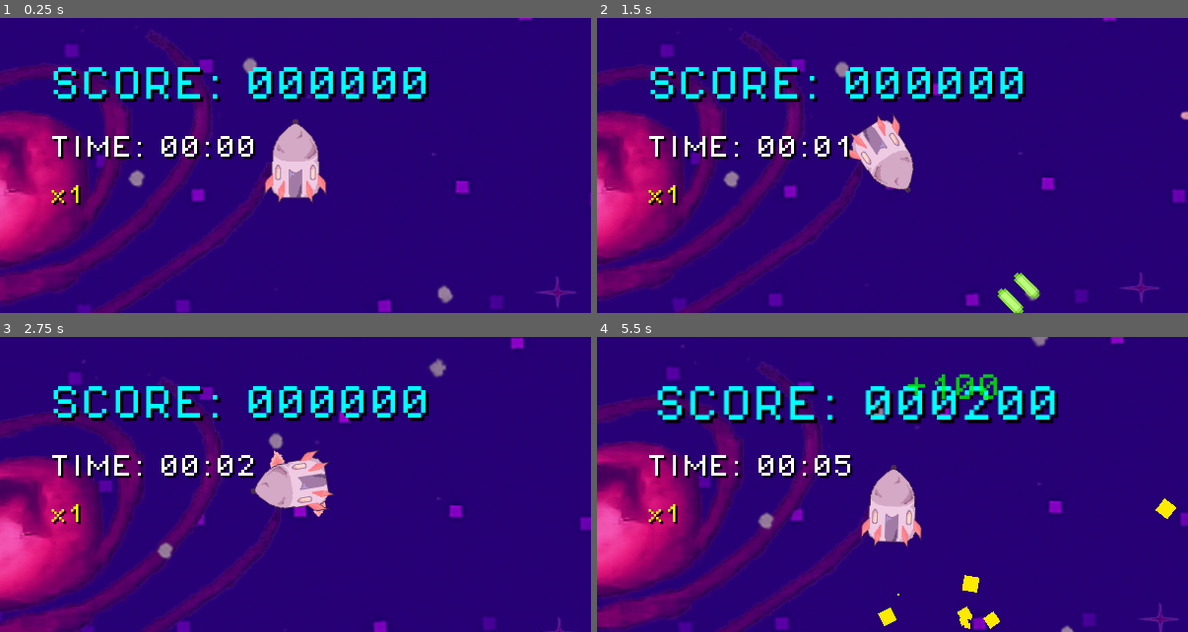
Above: before the commit, frames 1-4 (two rows, left to right).
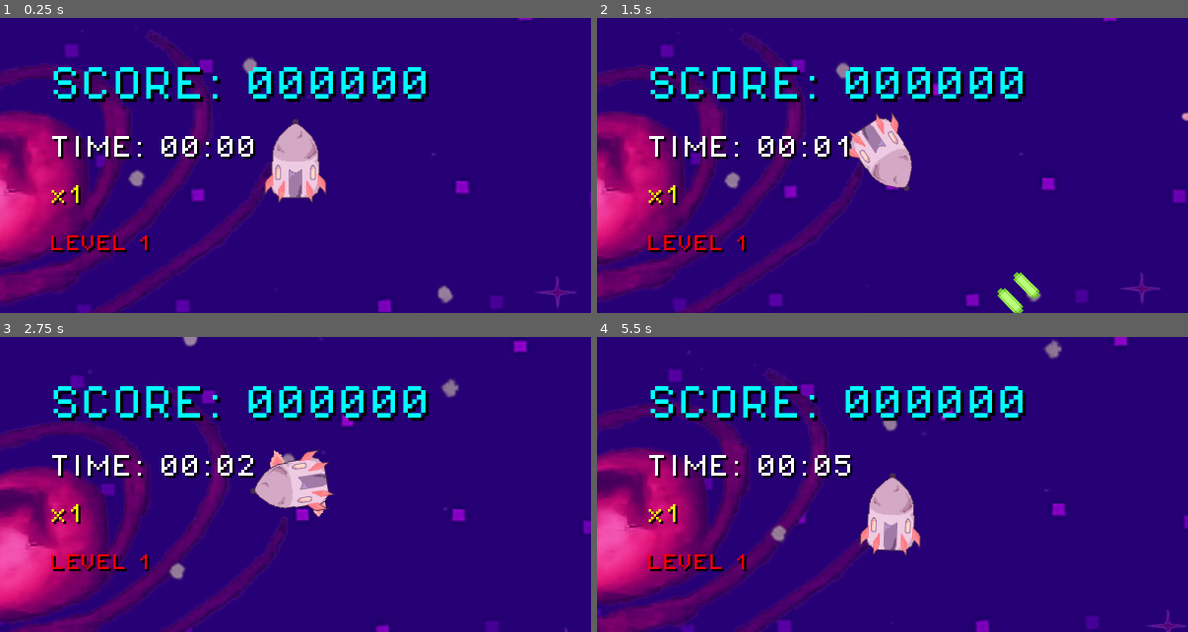
Above: after the commit, the same moments.

Repository: 8AHP/Rock-and-Rocket
Game: Godot game, scene res://scenes/main.tscn
Two runs of this game, one before a commit and one after it. Both use one fixed random seed, a clock stepped at 60 frames per second and the inputs below.
Inputs:
- Up to frame 1 (0.25 s): no input
- Up to frame 2 (1.5 s): hold D (right) 0.53-1.28 s; tap Space (fire) at 0.6, 1.35 s; hold S (down) from 1.28 s (still down)
- Up to frame 3 (2.75 s): release S (down) at 2.03 s; hold D (right) from 2.03 s (still down); tap Space (fire) at 2.1 s
- Up to frame 4 (5.5 s): release D (right) at 2.78 s; hold Up (ui_up) 2.78-3.53 s; tap Space (fire) every 0.75 s from 2.85 to 5.1 s; hold A (left) 3.53-5.03 s; hold S (down) from 5.03 s (still down)

The runs differ from the first frame. In frame 1, 0.5% of the frame differs, in the area x 8-26%, y 73-80%; in frame 2, 1.2%; in frame 3, 14%; in frame 4, 20%, in the area x 0-100%, y 0-100%.
Error after the commit: Parse Error: Preload file "res://assests/block4.png" does not exist. (res://scripts/block.gd:36)

Commit message:
[upd] diffup 1

Diff:
--- a/Rock-And-Rocket/scenes/block.tscn
+++ b/Rock-And-Rocket/scenes/block.tscn
@@ -1,11 +1,13 @@
-[gd_scene load_steps=2 format=3 uid="uid://cpay0hjsvjj8l"]
+[gd_scene load_steps=3 format=3 uid="uid://cpay0hjsvjj8l"]
 
 [ext_resource type="Script" uid="uid://coaspaemrt1jl" path="res://scripts/block.gd" id="1_cgrg5"]
+[ext_resource type="Texture2D" uid="uid://cxpge1dw8f1ar" path="res://assests/block4.png" id="2_cgrg5"]
 
 [node name="Block" type="Node2D"]
 script = ExtResource("1_cgrg5")
 
 [node name="Sprite2D" type="Sprite2D" parent="."]
+texture = ExtResource("2_cgrg5")
 
 [node name="Area2D" type="Area2D" parent="."]
 collision_layer = 4
@@ -17,4 +19,10 @@
 [node name="CollisionType2" type="CollisionPolygon2D" parent="Area2D"]
 polygon = PackedVector2Array(-1, -19.5, -1, -17.5, -2.2999992, -17, -7, -17, -18, -3, -20, -3, -20, 8.299999, -9, 13.200001, -9, 15, 17.199997, 15, 19, 11.5, 19, -1.5999985, 11, -13.599998, 11, -16.5)
 
+[node name="CollisionType3" type="CollisionPolygon2D" parent="Area2D"]
+polygon = PackedVector2Array(2, -21, 2, -19.4, 1.5999985, -19, 0.40000153, -19, -4, -11.299999, -4, -9.599998, -7, -7.5, -7, -6.799999, -14.200001, -5, -15.700001, -5, -18, 1.7999992, -18, 3.5, -24.5, 11, -26, 11, -26, 16.300003, -24, 19.300003, -24, 20.800003, -13, 23.800003, -13, 25, -5.700001, 25, 4, 18.5, 4, 17.800003, 9, 16.800003, 9, 16.199997, 18, 17.800003, 18, 19.400002, 22, 18, 23.599998, 18, 27, 11.200001, 27, 8.799999, 20, -5.200001, 20, -8.5, 7, -19.5, 7, -21)
+
+[node name="CollisionType4" type="CollisionPolygon2D" parent="Area2D"]
+polygon = PackedVector2Array(-26, -24, -26, -22.4, -28, -20.4, -28, -9.799999, -19, 8.200001, -19, 17, 3.7000008, 17, 9, 20.5, 9, 21.800003, 16, 23.800003, 16, 25.099998, 32.1, 23, 35, 23, 35, 13.599998, 33.4, 12, 31.400002, 12, 24.400002, 5, 22.5, 5, 19, -0.29999924, 19, -3.7000008, 13, -5.700001, 13, -7.200001, 6.799999, -6, 4.0999985, -6, -3.7999992, -9, -6.5999985, -9, -14, -16.400002, -14, -18, -16.599998, -18, -18, -19.4, -18, -20.6, -22, -22.6, -22, -24)
+
 [connection signal="area_entered" from="Area2D" to="." method="_on_area_2d_area_entered"]
--- a/Rock-And-Rocket/scenes/player.tscn
+++ b/Rock-And-Rocket/scenes/player.tscn
@@ -124,7 +124,7 @@
 collision_mask = 4
 
 [node name="CollisionPolygon2D" type="CollisionPolygon2D" parent="Area2D"]
-polygon = PackedVector2Array(-15, 32, 14, 32, 24, 21, 24, -3, 18, -26, 0, -43, -18, -26, -24, -3, -24, 23)
+polygon = PackedVector2Array(-15, 30, 15, 30, 22, 22, 22, -3, 18, -26, 0, -42, -18, -26, -22, -3, -22, 23)
 
 [node name="AnimatedSprite2D" type="AnimatedSprite2D" parent="."]
 sprite_frames = SubResource("SpriteFrames_qfm1y")
--- a/Rock-And-Rocket/scripts/audio_manager.gd
+++ b/Rock-And-Rocket/scripts/audio_manager.gd
@@ -2,7 +2,10 @@
 
 var shoot_sound: AudioStreamPlayer
 var explosion_sound: AudioStreamPlayer
-var background_music: AudioStreamPlayer  # **NEW:** Background music player
+var background_music: AudioStreamPlayer
+var difficulty_increase_sound: AudioStreamPlayer
+var hit_sound: AudioStreamPlayer
+
 
 # **NEW:** Volume control variables
 var master_volume: float = 0.7  # 70% default volume
@@ -14,14 +17,20 @@
 	shoot_sound = AudioStreamPlayer.new()
 	explosion_sound = AudioStreamPlayer.new()
 	background_music = AudioStreamPlayer.new()
+	difficulty_increase_sound = AudioStreamPlayer.new()
+	hit_sound = AudioStreamPlayer.new()
 
 	add_child(shoot_sound)
 	add_child(explosion_sound)
 	add_child(background_music)
+	add_child(difficulty_increase_sound)
+	add_child(hit_sound)
 
 	# Load sound files
 	shoot_sound.stream = load("res://assests/audio/shot.mp3")  # YOUR FILENAME
-	explosion_sound.stream = load("res://assests/audio/explosion.mp3")  # YOUR FILENAME
+	explosion_sound.stream = load("res://assests/audio/explosion.mp3")
+	difficulty_increase_sound.stream = load("res://assests/audio/DiffUp.mp3")
+	hit_sound.stream = load("res://assests/audio/hit.mp3")
 	background_music.stream = load("res://assests/audio/background.mp3")  # YOUR MUSIC FILE
 
 	# **NEW:** Configure background music
@@ -40,6 +49,8 @@
 # **NEW:** Volume update system
 func update_volumes():
 	shoot_sound.volume_db = linear_to_db(master_volume * sfx_volume * 0.6)  # **CHANGED:** 60% of SFX volume
+	difficulty_increase_sound.volume_db = linear_to_db(master_volume * sfx_volume * 0.8)
+	hit_sound.volume_db = linear_to_db(master_volume * sfx_volume * 0.8)
 	explosion_sound.volume_db = linear_to_db(master_volume * sfx_volume * 0.8)  # **CHANGED:** 80% of SFX volume
 	background_music.volume_db = linear_to_db(master_volume * music_volume)  # **NEW:** Music volume
 
@@ -51,6 +62,14 @@
 func play_explosion():
 	if explosion_sound.stream:
 		explosion_sound.play()
+
+func play_hit_sound():
+	if hit_sound.stream:
+		hit_sound.play()
+
+func play_difficulty_increase_sound():
+	if difficulty_increase_sound.stream:
+		difficulty_increase_sound.play()
 
 # **NEW:** Volume control functions
 func set_master_volume(volume: float):
--- a/Rock-And-Rocket/scripts/block.gd
+++ b/Rock-And-Rocket/scripts/block.gd
@@ -6,36 +6,103 @@
 
 var target_position: Vector2
 var direction: Vector2
-var lifetime = 35.0  # NEW: Maximum block lifetime
-var max_distance_from_player = 1000.0  # NEW: Cleanup distance
+var lifetime = 15.0
+var max_distance_from_player = 2000.0
+
+# **NEW:** Enhanced block properties
+var health: int = 1
+var score_value: int = 10
+var special_behavior: String = "normal"
 
 func _ready():
 	setup_block_type()
 	rotation_speed = randf_range(1.0, 4.0) * (1 if randf() > 0.5 else -1)
-	speed += randf_range(-50,250)
+	# **CHANGED:** Speed variation based on type
+	apply_type_modifiers()
 
 func setup_block_type():
 	match block_type:
-		1:
+		1: # BASIC ROCK (unchanged)
 			$Sprite2D.texture = preload("res://assests/block1.png")
 			$Area2D/CollisionType1.disabled = false
 			$Area2D/CollisionType2.disabled = true
-		2:
+			$Area2D/CollisionType3.disabled = true
+			$Area2D/CollisionType4.disabled = true
+			health = 1
+			score_value = 10
+			special_behavior = "normal"
+
+		2: # HEAVY ROCK (unchanged)
+			$Sprite2D.texture = preload("res://assests/block4.png")
+			$Area2D/CollisionType1.disabled = true
+			$Area2D/CollisionType2.disabled = true
+			$Area2D/CollisionType3.disabled = true
+			$Area2D/CollisionType4.disabled = false
+			health = 1
+			score_value = 15
+			special_behavior = "normal"
+
+		3: # **NEW:** FAST ROCK - High speed, low health
 			$Sprite2D.texture = preload("res://assests/block2.png")
+			$Sprite2D.modulate = Color. YELLOW  # **HIGHLIGHTED: VISUAL DISTINCTION**
 			$Area2D/CollisionType1.disabled = true
 			$Area2D/CollisionType2.disabled = false
+			$Area2D/CollisionType3.disabled = true
+			$Area2D/CollisionType4.disabled = true
+			health = 1
+			score_value = 20
+			special_behavior = "fast"
+			speed *= 2.5  # **HIGHLIGHTED: MUCH FASTER**
+
+		4: # **NEW:** ARMORED ROCK - Slow but tough
+			$Sprite2D.texture = preload("res://assests/block3.png")
+			$Sprite2D.modulate = Color.DARK_GRAY  # **HIGHLIGHTED: VISUAL DISTINCTION**
+			$Area2D/CollisionType1.disabled = true
+			$Area2D/CollisionType2.disabled = true
+			$Area2D/CollisionType3.disabled = false
+			$Area2D/CollisionType4.disabled = true
+			health = 3  # **HIGHLIGHTED: TAKES 3 HITS**
+			score_value = 30
+			special_behavior = "armored"
+			speed *= 0.6  # **HIGHLIGHTED: SLOWER MOVEMENT**
+
+		5: # **NEW:** ERRATIC ROCK - Unpredictable movement
+			$Sprite2D.texture = preload("res://assests/block2.png")
+			$Sprite2D.modulate = Color.MAGENTA  # **HIGHLIGHTED: VISUAL DISTINCTION**
+			$Area2D/CollisionType1.disabled = true
+			$Area2D/CollisionType2.disabled = false
+			$Area2D/CollisionType3.disabled = true
+			$Area2D/CollisionType4.disabled = true
+			health = 1
+			score_value = 25
+			special_behavior = "erratic"
+			rotation_speed *= 3.0  # **HIGHLIGHTED: WILD SPINNING**
+
+func apply_type_modifiers():
+	# **NEW:** Apply speed variations based on difficulty
+	var difficulty_speed_bonus = ScoreManager.score_multiplier * 0.2
+	speed += speed * difficulty_speed_bonus
 
 func _process(delta):
-	position += direction * speed * delta
+	# **CHANGED:** Enhanced movement with special behaviors
+	match special_behavior:
+		"normal", "armored":
+			position += direction * speed * delta
+		"fast":
+			position += direction * speed * delta
+		"erratic":
+			# **NEW:** Erratic movement pattern
+			var wobble = Vector2(sin(Time.get_time_dict_from_system().second * 5) * 50, cos(Time. get_time_dict_from_system(). second * 3) * 30)
+			position += (direction * speed + wobble) * delta
+
 	rotation += rotation_speed * delta
 
-	# NEW: Lifetime cleanup (PERFORMANCE CRITICAL)
+	# Existing cleanup logic
 	lifetime -= delta
 	if lifetime < 0:
 		queue_free()
 		return
 
-	# NEW: Distance-based cleanup (MEMORY SAVER)
 	var player = get_tree().get_first_node_in_group("player")
 	if player and position.distance_to(player.position) > max_distance_from_player:
 		queue_free()
@@ -44,7 +111,23 @@
 	target_position = target
 	direction = (target_position - position).normalized()
 
-func _on_area_2d_area_entered(area):
+func take_damage():
+	health -= 1
+
+	# **NEW:** Visual damage feedback
+	var flash_tween = create_tween()
+	flash_tween.tween_property($Sprite2D, "modulate", Color.WHITE, 0.1)
+	flash_tween.tween_property($Sprite2D, "modulate", $Sprite2D. modulate, 0.1)
+
+	if health <= 0:
+		# **NEW:** Award points based on block value
+		ScoreManager.add_custom_score(score_value)
+		queue_free()
+	else:
+		# **NEW:** Damage sound for armored blocks
+		AudioManager.play_hit_sound()  # Add this sound to AudioManager
+
+func _on_area_2d_area_entered(area: Area2D) -> void:
 	if area.get_parent().name == "Player":
 		print("Game Over! Player hit by block!")
 		get_tree().paused = true
--- a/Rock-And-Rocket/scripts/block_spawner.gd
+++ b/Rock-And-Rocket/scripts/block_spawner.gd
@@ -4,69 +4,207 @@
 var player_node
 var screen_size
 var spawn_distance = 800
-var max_blocks = 100  # NEW: Maximum simultaneous blocks
-var current_blocks = 0  # NEW: Block counter
-var difficulty_timer = 0.0  # NEW: For difficulty progression
-var base_spawn_rate = 1.0  # NEW: Base spawn interval
+var max_blocks = 100
+var current_blocks = 0
+
+# **NEW:** Advanced difficulty system
+var difficulty_level: int = 1
+var base_spawn_rate = 1.0
+var current_spawn_rate: float
+var difficulty_check_timer: float = 0.0
+var last_escalation_score: int = 0
+
+# **NEW:** Difficulty progression thresholds
+var difficulty_thresholds = [0, 1000, 3000, 6000, 10000, 15000, 25000, 40000]
+var spawn_rate_multipliers = [1.0, 1.5, 2.2, 3.0, 4.0, 5.5, 7.0, 10.0]
+var max_blocks_per_level = [15, 25, 35, 50, 65, 80, 100, 150]
+
+# **NEW:** Block type probabilities per difficulty level
+var block_type_probabilities = {
+	1: [70, 30, 0, 0, 0],      # Level 1: 70% type1, 30% type2
+	2: [60, 30, 10, 0, 0],     # Level 2: Add 10% fast blocks
+	3: [50, 25, 15, 10, 0],    # Level 3: Add armored blocks
+	4: [40, 25, 20, 10, 5],    # Level 4: Add erratic blocks
+	5: [30, 25, 25, 15, 5],    # Level 5: More variety
+	6: [25, 20, 25, 20, 10],   # Level 6: Balanced chaos
+	7: [20, 20, 25, 25, 10],   # Level 7: Heavy emphasis on tough blocks
+	8: [15, 15, 30, 25, 15]    # Level 8: Maximum chaos
+}
+
+# **NEW:** Special event system
+var escalation_events = ["spawn_burst", "speed_spike", "armored_wave", "chaos_mode"]
+var event_timer: float = 0.0
+var active_event: String = ""
+var event_duration: float = 0.0
 
 func _ready():
 	player_node = get_parent().get_node("Player")
-	# NEW: Add player to group for easy reference
 	player_node.add_to_group("player")
 
 	screen_size = get_viewport().get_visible_rect().size
-	wait_time = base_spawn_rate
+	current_spawn_rate = base_spawn_rate
+	wait_time = current_spawn_rate
 	timeout.connect(_on_timer_timeout)
+
+	# **NEW:** Connect to score system for difficulty triggers
+	ScoreManager.score_changed.connect(_on_score_changed)
 	start()
 
 func _process(delta):
-	# NEW: Update block count (PERFORMANCE TRACKING)
 	current_blocks = get_parent().get_node("Blocks").get_child_count()
-
-	# NEW: Difficulty progression (SETUP FOR PART C)
-	difficulty_timer += delta * 1.5
-	var difficulty_multiplier = 1.0 + (difficulty_timer / 10.0) * 0.5  # Increase every n seconds
-	wait_time = base_spawn_rate / difficulty_multiplier
-	wait_time = max(wait_time, 0.005)  # Never faster than n seconds
+	difficulty_check_timer += delta
+	event_timer += delta
+
+	# **NEW:** Check for difficulty level increases
+	check_difficulty_progression()
+
+	# **NEW:** Handle special events
+	handle_escalation_events(delta)
+
+	# **NEW:** Update spawn rate based on current difficulty
+	update_spawn_rate()
+
+func check_difficulty_progression():
+	var current_score = ScoreManager.current_score
+
+	# **NEW:** Check if we should increase difficulty level
+	for i in range(difficulty_thresholds. size()):
+		if current_score >= difficulty_thresholds[i] and difficulty_level <= i + 1:
+			if difficulty_level != i + 1:
+				escalate_difficulty(i + 1)
+				difficulty_level = i + 1
+				break
+
+func escalate_difficulty(new_level: int):
+	print("DIFFICULTY ESCALATION!  Level ", new_level)  # **DEBUG**
+
+	# **NEW:** Update spawn parameters
+	max_blocks = max_blocks_per_level[new_level - 1]
+
+	# **NEW:** Trigger escalation event
+	trigger_escalation_event()
+
+	# **NEW:** Visual/Audio feedback for difficulty increase
+	trigger_difficulty_feedback()
+
+func trigger_escalation_event():
+	# **NEW:** Random special event when difficulty increases
+	if difficulty_level >= 3:  # Events start from level 3
+		active_event = escalation_events[randi() % escalation_events.size()]
+		event_duration = randf_range(8.0, 15.0)  # Event lasts 8-15 seconds
+		event_timer = 0.0
+
+		print("ESCALATION EVENT: ", active_event)  # **DEBUG**
+
+func handle_escalation_events(delta):
+	if active_event != "" and event_timer < event_duration:
+		match active_event:
+			"spawn_burst":
+				# **NEW:** Temporarily spawn blocks much faster
+				current_spawn_rate = base_spawn_rate * 0.2
+			"speed_spike":
+				# **NEW:** All blocks move faster (handled in block.gd)
+				pass
+			"armored_wave":
+				# **NEW:** Only spawn armored blocks temporarily
+				pass
+			"chaos_mode":
+				# **NEW:** Spawn only erratic and fast blocks
+				pass
+	else:
+		# **NEW:** Event ended, return to normal
+		if active_event != "":
+			active_event = ""
+			print("Escalation event ended")  # **DEBUG**
+
+func update_spawn_rate():
+	if active_event == "":  # Normal difficulty scaling
+		var multiplier = spawn_rate_multipliers[min(difficulty_level - 1, spawn_rate_multipliers.size() - 1)]
+		current_spawn_rate = base_spawn_rate / multiplier
+		current_spawn_rate = max(current_spawn_rate, 0.1)  # Minimum spawn interval
+
+	wait_time = current_spawn_rate
+
+func select_block_type() -> int:
+	# **NEW:** Select block type based on difficulty probabilities
+	var probabilities = block_type_probabilities.get(difficulty_level, [70, 30, 0, 0, 0])
+
+	# **NEW:** Handle special events
+	match active_event:
+		"armored_wave":
+			return 4  # Only armored blocks
+		"chaos_mode":
+			return randi_range(3, 5)  # Only special blocks
+		_:
+			# **NEW:** Normal probability selection
+			var random_value = randi() % 100
+			var cumulative = 0
+
+			for i in range(probabilities.size()):
+				cumulative += probabilities[i]
+				if random_value < cumulative:
+					return i + 1
+
+			return 1  # Fallback
 
 func _on_timer_timeout():
-	# NEW: Rate limiting (PERFORMANCE PROTECTION)
 	if current_blocks >= max_blocks:
-		print("Max blocks reached, skipping spawn")  # DEBUG
 		return
-
 	spawn_block()
 
 func spawn_block():
 	var block = block_scene.instantiate()
-	block.block_type = randi_range(1, 2)
+
+	# **CHANGED:** Use new block type selection
+	block.block_type = select_block_type()
 
 	var player_pos = player_node.position
 	var spawn_pos = get_random_edge_position(player_pos)
 	block.position = spawn_pos
 
-	var target_area = player_pos + Vector2(randf_range(-200, 200), randf_range(-200, 200))
+	# **NEW:** More aggressive targeting at higher difficulties
+	var target_variance = max(100, 300 - (difficulty_level * 30))
+	var target_area = player_pos + Vector2(
+		randf_range(-target_variance, target_variance),
+		randf_range(-target_variance, target_variance)
+	)
 	block.set_target(target_area)
 
 	get_parent().get_node("Blocks").add_child(block)
-	current_blocks += 1  # NEW: Update counter
+	current_blocks += 1
 
 func get_random_edge_position(center: Vector2) -> Vector2:
 	var edge = randi() % 4
 	var spawn_pos = Vector2()
 
+	# **NEW:** Spawn distance varies with difficulty
+	var current_spawn_distance = spawn_distance + (difficulty_level * 50)
+
 	match edge:
 		0: # Top
-			spawn_pos.x = center.x + randf_range(-spawn_distance, spawn_distance)
-			spawn_pos.y = center.y - spawn_distance
+			spawn_pos. x = center.x + randf_range(-current_spawn_distance, current_spawn_distance)
+			spawn_pos.y = center.y - current_spawn_distance
 		1: # Right
-			spawn_pos.x = center.x + spawn_distance
-			spawn_pos.y = center.y + randf_range(-spawn_distance, spawn_distance)
+			spawn_pos.x = center. x + current_spawn_distance
+			spawn_pos. y = center.y + randf_range(-current_spawn_distance, current_spawn_distance)
 		2: # Bottom
-			spawn_pos.x = center.x + randf_range(-spawn_distance, spawn_distance)
-			spawn_pos.y = center.y + spawn_distance
+			spawn_pos. x = center.x + randf_range(-current_spawn_distance, current_spawn_distance)
+			spawn_pos.y = center.y + current_spawn_distance
 		3: # Left
-			spawn_pos.x = center.x - spawn_distance
-			spawn_pos.y = center.y + randf_range(-spawn_distance, spawn_distance)
+			spawn_pos.x = center.x - current_spawn_distance
+			spawn_pos.y = center.y + randf_range(-current_spawn_distance, current_spawn_distance)
 
 	return spawn_pos
+
+func _on_score_changed(new_score: int, points_added: int):
+	# **NEW:** React to score milestones for difficulty scaling
+	pass
+
+func trigger_difficulty_feedback():
+	# **NEW:** Screen flash and sound for difficulty increase
+	var camera = get_viewport().get_camera_2d()
+	if camera and camera.has_method("add_shake"):
+		camera.add_shake(25.0, 0.8)  # Strong shake for difficulty increase
+
+	# **NEW:** Audio feedback
+	AudioManager.play_difficulty_increase_sound()  # Add this sound
--- a/Rock-And-Rocket/scripts/game_ui.gd
+++ b/Rock-And-Rocket/scripts/game_ui.gd
@@ -59,9 +59,29 @@
 	score_label.add_theme_font_override("font", custom_font)
 	score_label.add_theme_font_size_override("font_size", 36)
 
+	# **NEW:** Difficulty level display (UPPER LEFT, BELOW MULTIPLIER)
+	var difficulty_label = Label.new()
+	difficulty_label.name = "DifficultyLabel"
+	difficulty_label.position = Vector2(50, 220)
+	difficulty_label.size = Vector2(200, 40)
+	difficulty_label.add_theme_font_override("font", custom_font)
+	difficulty_label.add_theme_font_size_override("font_size", 18)
+	difficulty_label.add_theme_color_override("font_color", Color.RED)
+	difficulty_label.add_theme_color_override("font_shadow_color", Color. BLACK)
+	difficulty_label.add_theme_constant_override("shadow_offset_x", 2)
+	difficulty_label.add_theme_constant_override("shadow_offset_y", 2)
+	$UIContainer.add_child(difficulty_label)
+
 func update_displays():
 	score_label.text = "SCORE: " + ScoreManager.get_score_text()
 	multiplier_label.text = "x" + str(ScoreManager.score_multiplier)
+	score_label.text = "SCORE: " + ScoreManager.get_score_text()
+	multiplier_label.text = "x" + str(ScoreManager.score_multiplier)
+
+	# **NEW:** Update difficulty display
+	var difficulty_label = $UIContainer/DifficultyLabel
+	if difficulty_label:
+		difficulty_label. text = "LEVEL " + str(ScoreManager.get_difficulty_level())
 
 func _on_score_changed(new_score: int, points_added: int):
 	# Update score display
--- a/Rock-And-Rocket/scripts/player.gd
+++ b/Rock-And-Rocket/scripts/player.gd
@@ -5,10 +5,10 @@
 var bullet_timer = 0.0
 
 # Tweak these for your game feel:
-var max_speed = 200
-var min_speed = -150
-var acceleration = 700
-var deceleration = 500
+var max_speed = 250
+var min_speed = -200
+var acceleration = 800
+var deceleration = 600
 var max_rot_speed = 3.4 # radians/sec
 var rot_acceleration = 13.0
 var rot_deceleration = 12.0
--- a/Rock-And-Rocket/scripts/score_manager.gd
+++ b/Rock-And-Rocket/scripts/score_manager.gd
@@ -67,3 +67,23 @@
 # Set UI reference for direct communication
 func set_ui_controller(ui_ref):
 	ui_controller = ui_ref
+
+
+# Custom score addition for different block types
+func add_custom_score(points: int):
+	var final_points = points * score_multiplier
+	current_score += final_points
+
+	# Emit signal for UI animation
+	score_changed.emit(current_score, final_points)
+	print("Score: ", current_score, " (+", final_points, " points)")
+
+# Get current difficulty level for UI display
+func get_difficulty_level() -> int:
+	var difficulty_thresholds = [0, 1000, 3000, 6000, 10000, 15000, 25000, 40000]
+
+	for i in range(difficulty_thresholds.size() - 1, -1, -1):
+		if current_score >= difficulty_thresholds[i]:
+			return i + 1
+
+	return 1
